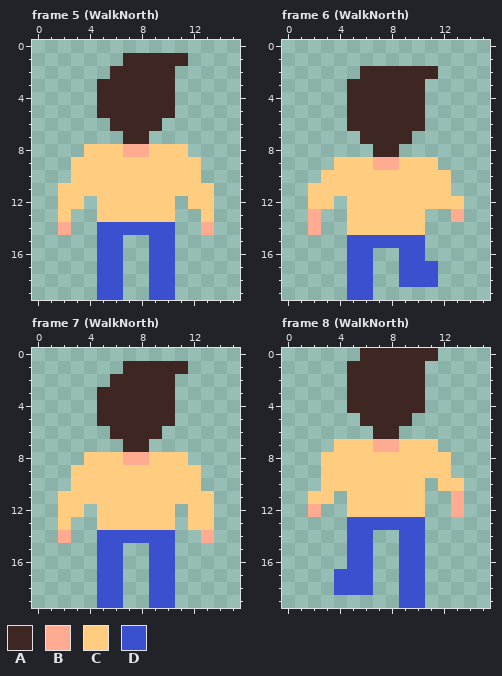
Pixel-art file: Assets/Sprites/playerguy.aseprite. Above: the version before the commit.
16x20 pixels, 36 frames. Shown: frame 5 (WalkNorth), frame 6 (WalkNorth), frame 7 (WalkNorth), frame 8 (WalkNorth). The commit also changed other frames, which this record leaves out.
Palette (. is transparent): A #3e2723  B #ffab91  C #ffcc80  D #3b50ce
Pixels before, frame 5 (WalkNorth), first column x 2:
 1 .....AAAAA..
 2 ....AAAAA...
 3 ...AAAAAA...
 4 ...AAAAAA...
 5 ...AAAAAA...
 6 ....AAAA....
 7 .....AA.....
 8 ..CCCBBCCC..
 9 .CCCCCCCCCC.
10 .CCCCCCCCCC.
11 CCCCCCCCCCCC
12 CC.CCCCCC.CC
13 C..CCCCCC..C
14 B..DDDDDD..B
15 ...DD..DD...
16 ...DD..DD...
17 ...DD..DD...
18 ...DD..DD...
19 ...DD..DD...
Pixels before, frame 6 (WalkNorth), first column x 2:
 2 ....AAAAAA..
 3 ...AAAAAA...
 4 ...AAAAAA...
 5 ...AAAAAA...
 6 ...AAAAAA...
 7 ....AAAA....
 8 .....AA.....
 9 ..CCCBBCCC..
10 .CCCCCCCCCC.
11 CCCCCCCCCCC.
12 CC.CCCCCCCCC
13 B..CCCCCC..B
14 B..CCCCCC...
15 ...DDDDDD...
16 ...DD..DD...
17 ...DD..DDD..
18 ...DD..DDD..
19 ...DD.......
Pixels before, frame 7 (WalkNorth), first column x 2:
 1 .....AAAAA..
 2 ....AAAAA...
 3 ...AAAAAA...
 4 ...AAAAAA...
 5 ...AAAAAA...
 6 ....AAAA....
 7 .....AA.....
 8 ..CCCBBCCC..
 9 .CCCCCCCCCC.
10 .CCCCCCCCCC.
11 CCCCCCCCCCCC
12 CC.CCCCCC.CC
13 C..CCCCCC.CC
14 B..DDDDDD..B
15 ...DD..DD...
16 ...DD..DD...
17 ...DD..DD...
18 ...DD..DD...
19 ...DD..DD...
Pixels before, frame 8 (WalkNorth), first column x 2:
 0 ....AAAAAA..
 1 ...AAAAAA...
 2 ...AAAAAA...
 3 ...AAAAAA...
 4 ...AAAAAA...
 5 ....AAAA....
 6 .....AA.....
 7 ..CCCBBCCC..
 8 .CCCCCCCCCC.
 9 .CCCCCCCCCC.
10 .CCCCCCCC.CC
11 CC.CCCCCC..B
12 B..CCCCCC..B
13 ...DDDDDD...
14 ...DD..DD...
15 ...DD..DD...
16 ...DD..DD...
17 ..DDD..DD...
18 ..DDD..DD...
19 .......DD...
The same view after the edit:
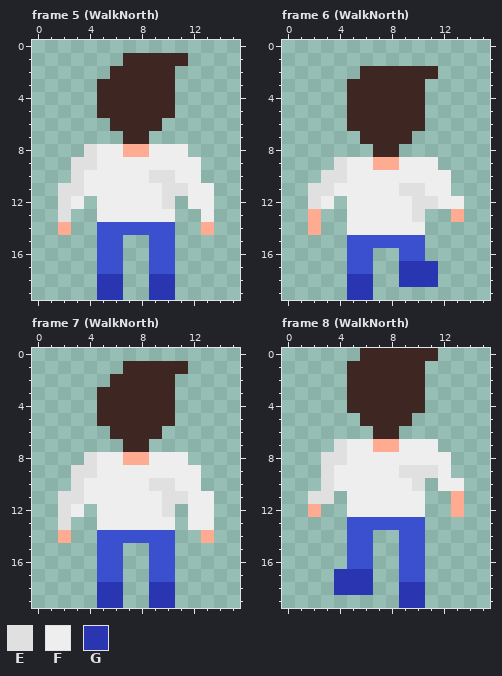
Colours new in this view: E #e0e0e0  F #eeeeee  G #2a36b1
Difference:
Frame 5 (WalkNorth), layer "Layer 1":
The edit turns colour C into colour E in row 8 at x 4; in row 9 at x 3 to 4; in row 10 at x 3 and 9 to 10; in row 11 at x 2 to 3 and 10 to 11; in row 12 at x 2 and 10; in row 13 at x 2.
The edit turns colour C into colour F in row 8 at x 5 to 6 and 9 to 11; in row 9 at x 5 to 12; in row 10 at x 4 to 8 and 11 to 12; in row 11 at x 4 to 9 and 12 to 13; in row 12 at x 3, 5 to 9 and 12 to 13; in row 13 at x 5 to 10 and 13.
The edit turns colour D into colour G in rows 18 to 19 at x 5 to 6 and 9 to 10.
Frame 6 (WalkNorth), layer "Layer 1":
The edit turns colour C into colour E in row 9 at x 4; in row 10 at x 3 to 4; in row 11 at x 2 to 3 and 9 to 10; in row 12 at x 2 and 10 to 11; in row 13 at x 10.
The edit turns colour C into colour F in row 9 at x 5 to 6 and 9 to 11; in row 10 at x 5 to 12; in row 11 at x 4 to 8 and 11 to 12; in row 12 at x 3, 5 to 9 and 12 to 13; in row 13 at x 5 to 9; in row 14 at x 5 to 10.
The edit turns colour D into colour G in row 17 at x 9 to 11; in row 18 at x 5 to 6 and 9 to 11; in row 19 at x 5 to 6.
Frame 7 (WalkNorth), layer "Layer 1":
The edit turns colour C into colour E in row 8 at x 4; in row 9 at x 3 to 4; in row 10 at x 3 and 9 to 10; in row 11 at x 2 to 3 and 10 to 11; in row 12 at x 2 and 10; in row 13 at x 2.
The edit turns colour C into colour F in row 8 at x 5 to 6 and 9 to 11; in row 9 at x 5 to 12; in row 10 at x 4 to 8 and 11 to 12; in row 11 at x 4 to 9 and 12 to 13; in row 12 at x 3, 5 to 9 and 12 to 13; in row 13 at x 5 to 10 and 12 to 13.
The edit turns colour D into colour G in rows 18 to 19 at x 5 to 6 and 9 to 10.
Frame 8 (WalkNorth), layer "Layer 1":
The edit turns colour C into colour E in row 7 at x 4; in row 8 at x 3 to 4; in row 9 at x 3 and 9 to 11; in row 10 at x 3 and 10; in row 11 at x 2 to 3.
The edit turns colour C into colour F in row 7 at x 5 to 6 and 9 to 11; in row 8 at x 5 to 12; in row 9 at x 4 to 8 and 12; in row 10 at x 4 to 9 and 12 to 13; in rows 11 to 12 at x 5 to 10.
The edit turns colour D into colour G in row 17 at x 4 to 6; in row 18 at x 4 to 6 and 9 to 10; in row 19 at x 9 to 10.
Pixel boxes of the changes (left, top, right, bottom) in both pictures:
changed: (58, 144, 214, 222)
changed: (97, 274, 175, 300)
changed: (308, 157, 464, 300)
changed: (58, 452, 214, 530)
changed: (97, 582, 175, 608)
changed: (308, 439, 464, 608)
